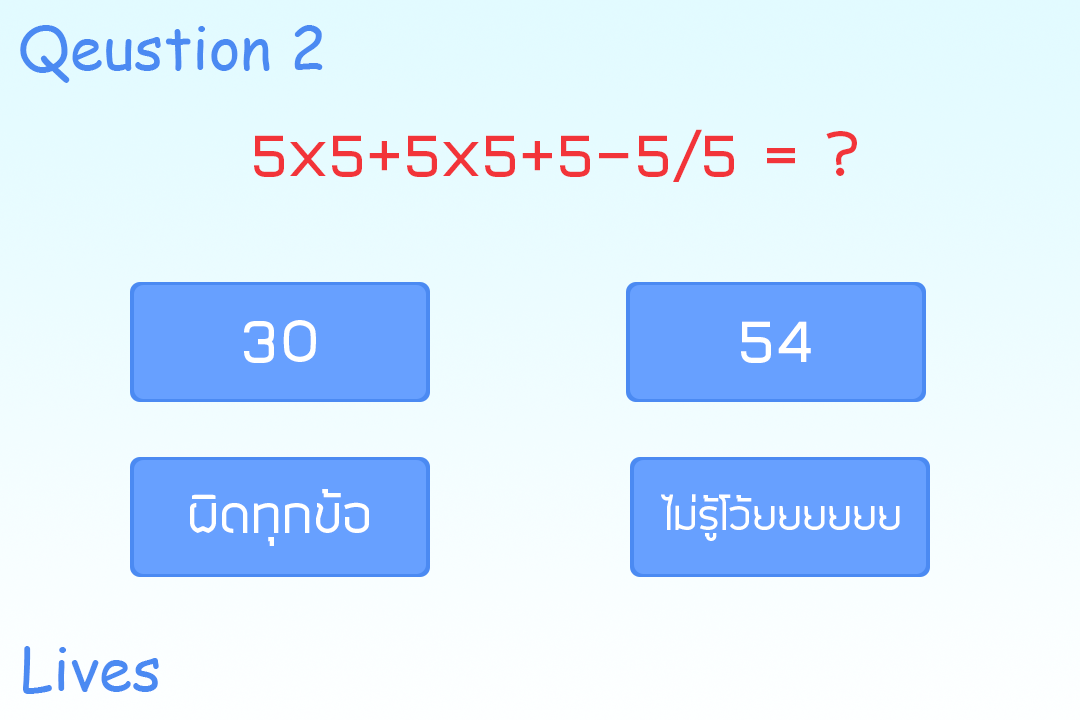
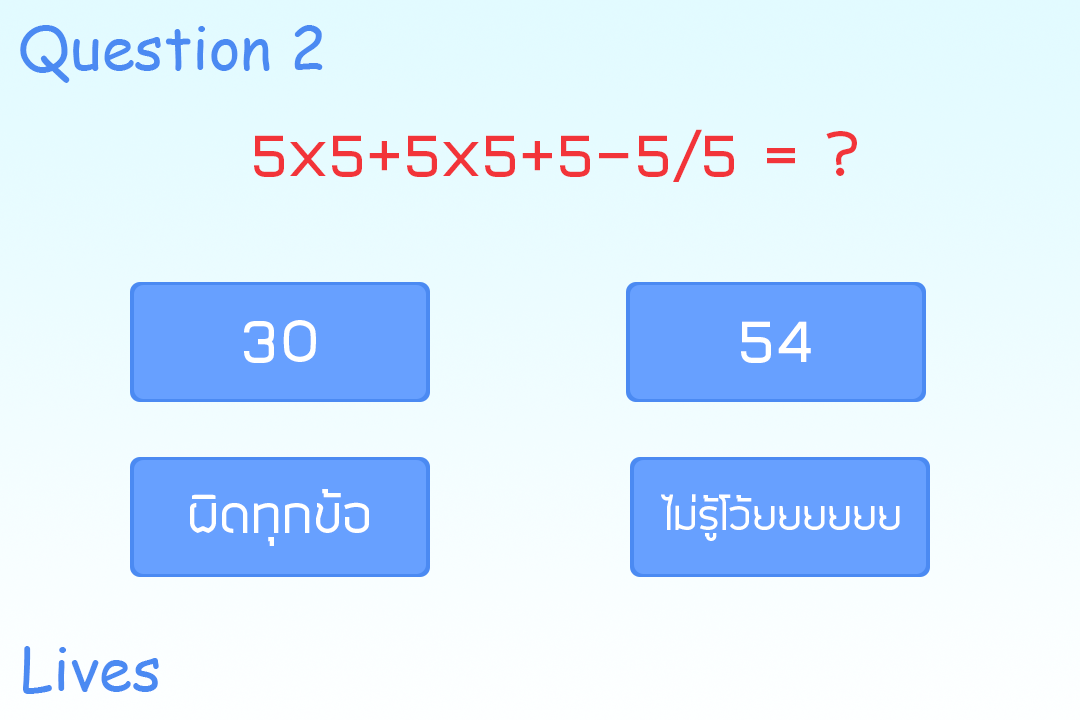
Layer changes from the first 1080x720 image to the second:
renamed "Qeustion 2" to "Question 2", painted on it over box(72, 39, 134, 71)
